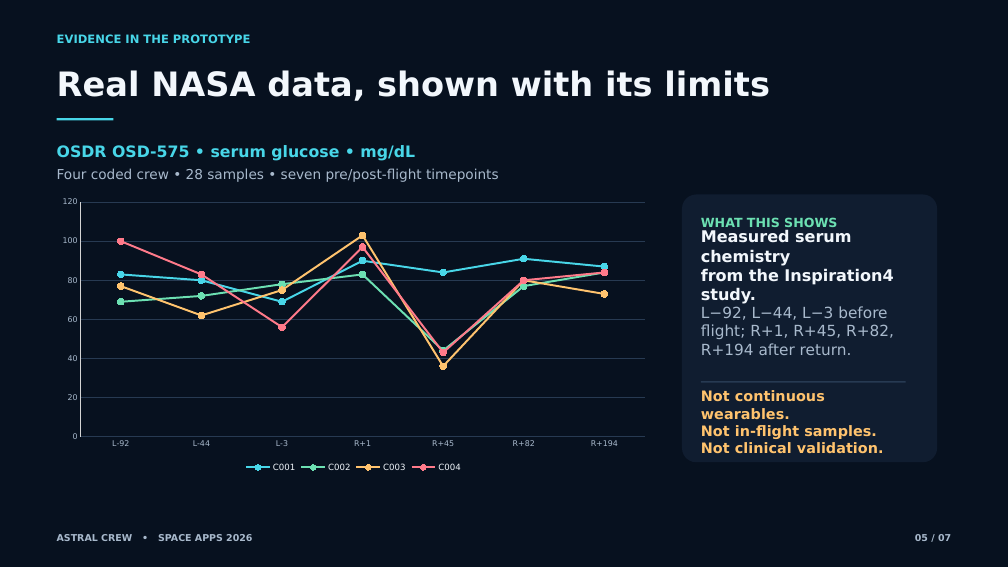
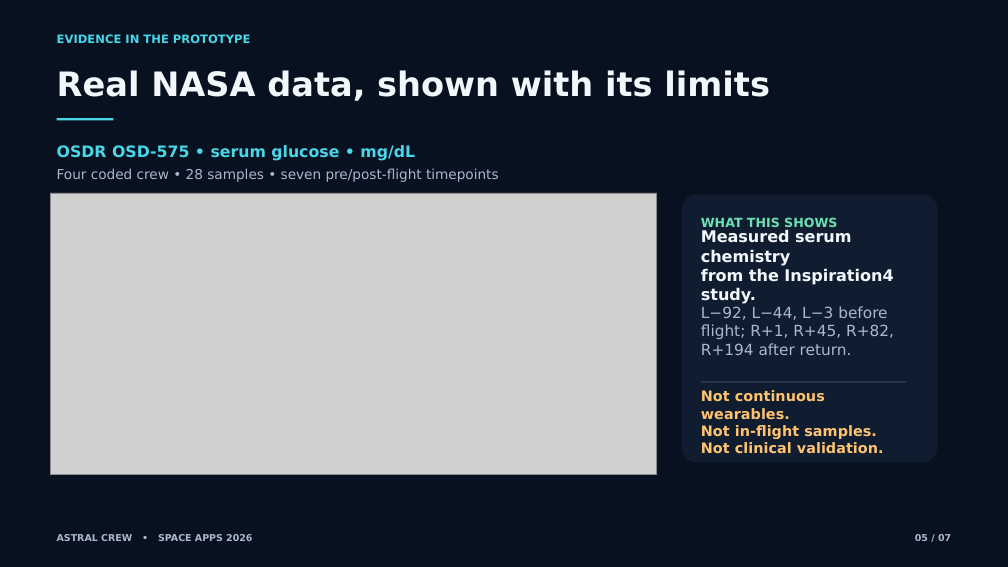
Before and after one commit to Tsunami-The-Coder/ASTRAL-Crew, a slide deck: slide 5 of submission/ASTRAL_Crew_Demo.pptx. Drawn at 1008x567 pixels with LibreOffice and Linux fonts; fonts in the diff are those of the drawing; grey boxes stand for pictures. Boxes give left, top, right and bottom in pixels: in the first picture for what was removed or moved away, otherwise in the second. Text is boxed around its words. In the diff, an @@ line names an element or a change of style, - is before the commit and + after.

```diff
--- a/submission/ASTRAL_Crew_Demo.pptx
+++ b/submission/ASTRAL_Crew_Demo.pptx
@@ line chart removed at [51, 192, 657, 476] @@
-categories: L-92, L-44, L-3, R+1, R+45, R+82, R+194
-C001: 83, 80, 69, 90, 84, 91, 87
-C002: 69, 72, 78, 83, 44, 77, 84
-C003: 77, 62, 75, 103, 36, 80, 73
-C004: 100, 83, 56, 97, 43, 80, 84
@@ picture added at [51, 193, 657, 475] @@
```
Also in this commit, not shown: 2 other slides changed.
